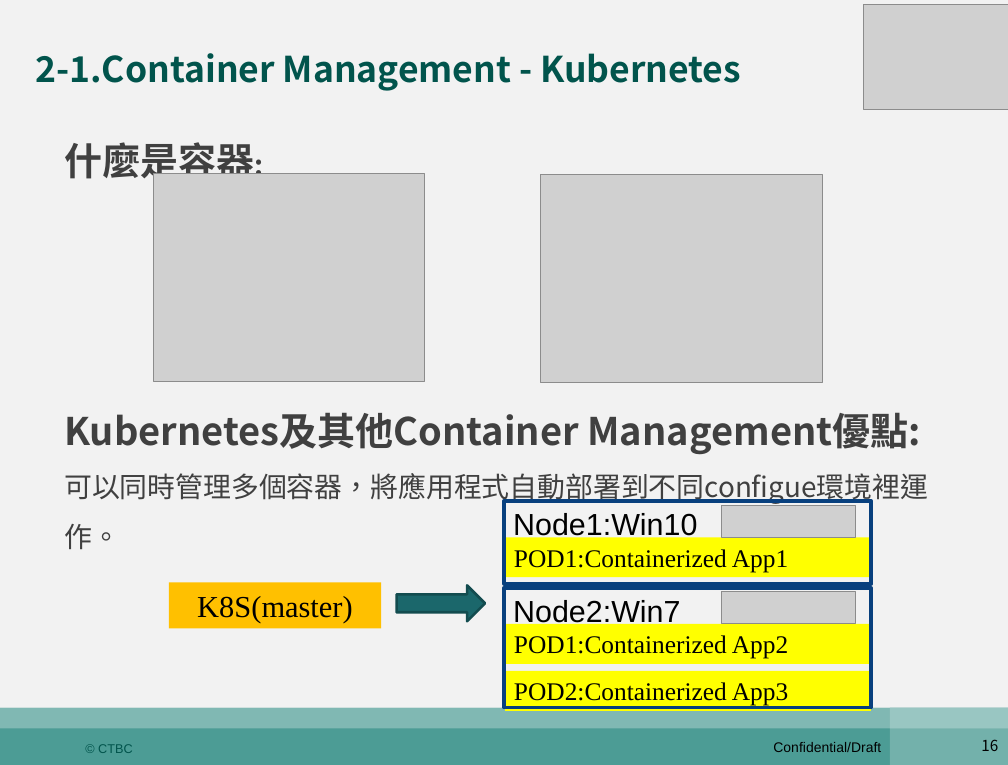
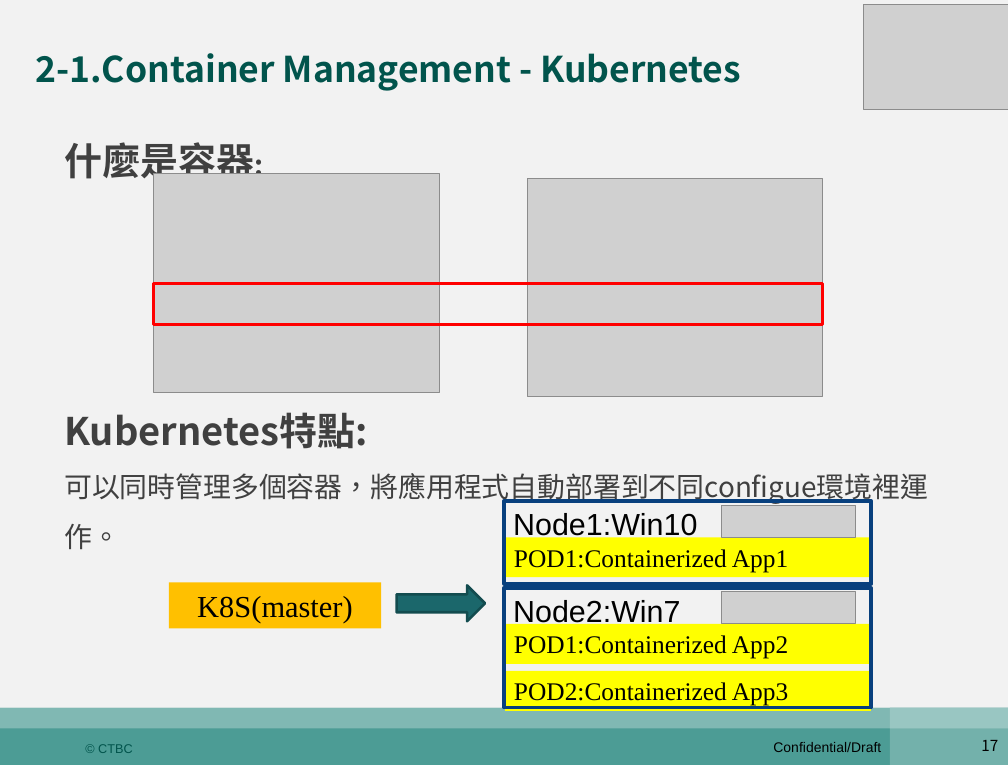
Before and after one commit to shaven105/duh, a slide deck: slide 17 of newest0526.pptx (slide 16 before the commit). Drawn at 1008x765 pixels with LibreOffice and Linux fonts; fonts in the diff are those of the drawing; grey boxes stand for pictures. Boxes give left, top, right and bottom in pixels: in the first picture for what was removed or moved away, otherwise in the second. Text is boxed around its words. In the diff, an @@ line names an element or a change of style, - is before the commit and + after.

```diff
--- a/newest0526.pptx
+++ b/newest0526.pptx
@@ picture resized from (x1=153, y1=173, x2=425, y2=381) to (x1=153, y1=173, x2=439, y2=392) @@
@@ picture resized from (x1=541, y1=174, x2=822, y2=383) to (x1=528, y1=178, x2=823, y2=396) @@
@@ rectangle added at (x1=153, y1=283, x2=823, y2=325), outline #FF0000 2.25 pt @@
@@ text at (x1=64, y1=412, x2=368, y2=449): text changed @@
-Kubernetes及其他Container Management優點:
+Kubernetes特點:
@@ page number at (x1=981, y1=740, x2=998, y2=751): text changed @@
-16
+17
```
Also in this commit, not shown: 15 other slides changed, 1 slide added, 1 slide removed, 4 other files.
